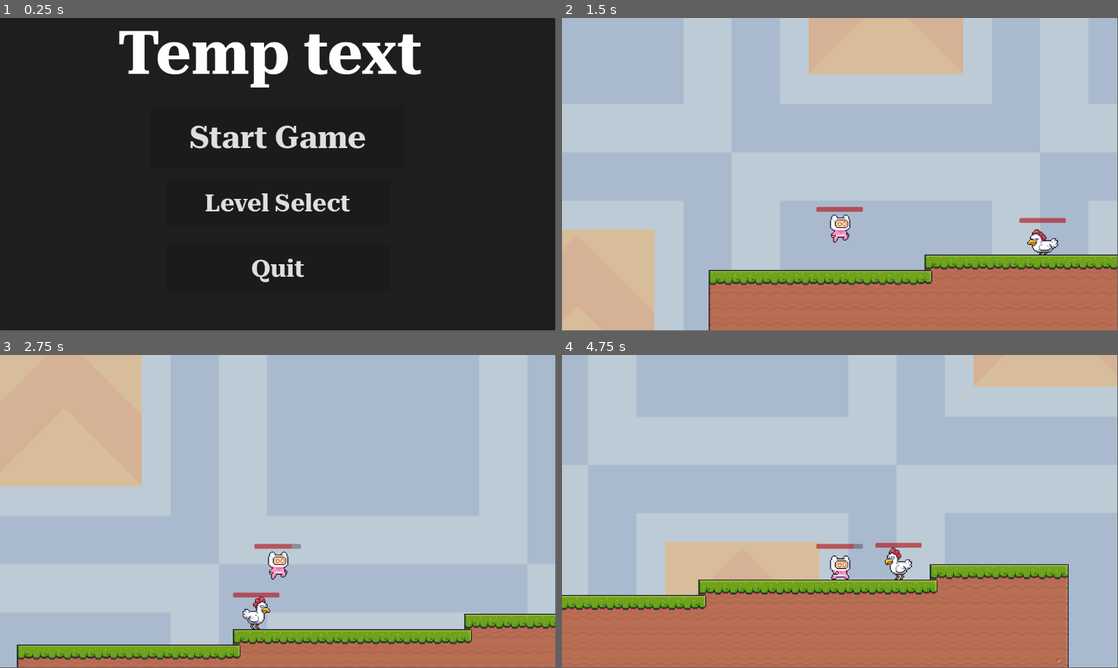
Above: before the commit, frames 1-4 (two rows, left to right).
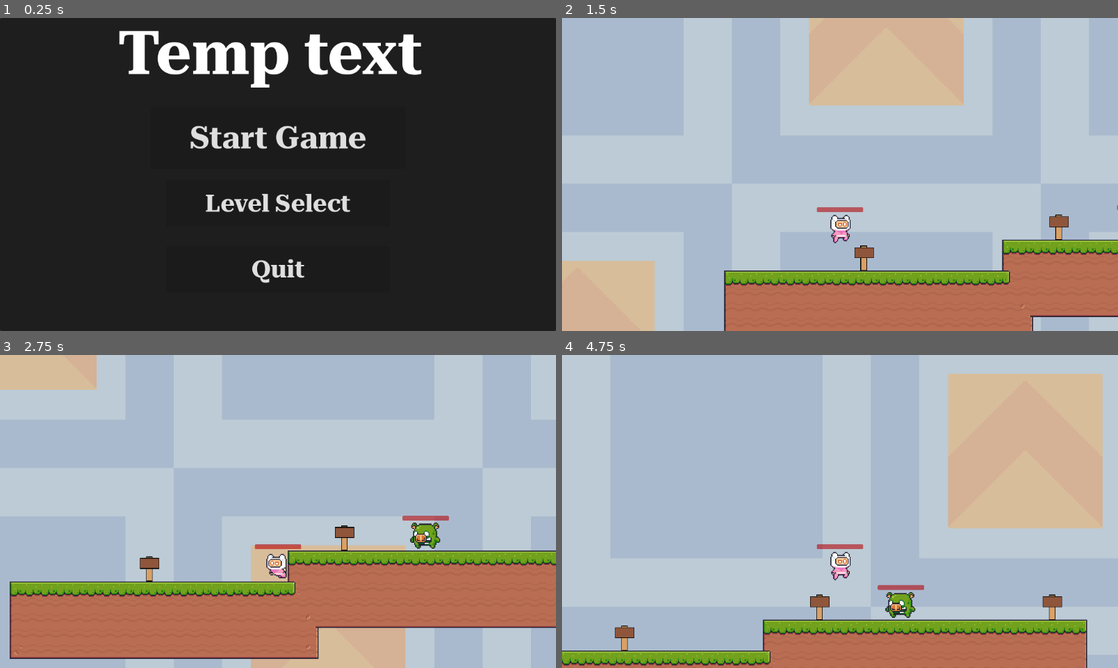
Above: after the commit, the same moments.

Repository: HiggloH/2d_platformer
Game: Godot game, scene res://Managers/Game/game_manager.tscn
The game is run twice, just before and just after one commit, with the same random seed, the same clock (stepped at 60 frames per second) and the same inputs.
Inputs:
- Up to frame 1 (0.25 s): no input
- Up to frame 2 (1.5 s): click "Start Game" at 0.5 s; hold D (right) from 1.28 s (still down); tap Space (jump) at 1.35 s
- Up to frame 3 (2.75 s): keep holding D (right); tap Space (jump) at 1.52, 1.82, 2.27, 2.3, 2.57 s; tap E (use) at 2.1 s
- Up to frame 4 (4.75 s): release D (right) at 2.78 s; hold A (left) 2.78-3.53 s; tap Space (jump) at 2.85, 3.77, 3.8, 4.07, 4.35, 4.52 s; hold D (right) from 3.53 s (still down); tap E (use) at 3.6 s
In our replay, the window is 799x449 before the commit and 800x450 after it. These sizes can differ from the game's own. Grey fills any space a smaller window leaves; there, only what the larger window draws over its background counts as a difference.

The runs differ from the first frame. In frame 1, 1.5% of the frame differs, in the area x 0-100%, y 0-100%; in frame 2, 11%; in frame 3, 42%; in frame 4, 39%.

Commit message:
player wall jump of ememies

Diff:
--- a/Enemies/Bat_Enemy/bat.tscn
+++ b/Enemies/Bat_Enemy/bat.tscn
@@ -71,7 +71,7 @@
 [sub_resource type="RectangleShape2D" id="RectangleShape2D_wubim"]
 size = Vector2(46, 17)
 
-[node name="Bat" type="CharacterBody2D" node_paths=PackedStringArray("hitbox")]
+[node name="Bat" type="CharacterBody2D" node_paths=PackedStringArray("hitbox") groups=["Ignore"]]
 script = ExtResource("1_ht0v5")
 hitbox = NodePath("HitBox")
 health = 15
@@ -89,13 +89,13 @@
 sprite_frames = SubResource("SpriteFrames_j302t")
 animation = &"Idle"
 
-[node name="HurtBox" type="Area2D" parent="." groups=["Enemy_Hitbox"]]
+[node name="HurtBox" type="Area2D" parent="." groups=["Enemy_Hitbox", "Ignore"]]
 
 [node name="CollisionShape2D" type="CollisionShape2D" parent="HurtBox"]
 position = Vector2(0, -8)
 shape = SubResource("RectangleShape2D_3j7pa")
 
-[node name="HitBox" type="Area2D" parent="."]
+[node name="HitBox" type="Area2D" parent="." groups=["Ignore"]]
 
 [node name="CollisionShape2D" type="CollisionShape2D" parent="HitBox"]
 position = Vector2(0, 3.5)
--- a/Enemies/Chicken_enemy/chicken_enemy.tscn
+++ b/Enemies/Chicken_enemy/chicken_enemy.tscn
@@ -113,7 +113,7 @@
 [sub_resource type="RectangleShape2D" id="RectangleShape2D_8s2sf"]
 size = Vector2(10, 21)
 
-[node name="Chicken_Enemy" type="CharacterBody2D" node_paths=PackedStringArray("hitbox") groups=["Enemy"]]
+[node name="Chicken_Enemy" type="CharacterBody2D" node_paths=PackedStringArray("hitbox") groups=["Enemy", "Ignore"]]
 collision_layer = 3
 collision_mask = 3
 script = ExtResource("1_u2pq5")
@@ -147,13 +147,13 @@
 sprite_frames = SubResource("SpriteFrames_lrskk")
 animation = &"Idle"
 
-[node name="HurtBox" type="Area2D" parent="." groups=["Enemy_Hitbox"]]
+[node name="HurtBox" type="Area2D" parent="." groups=["Enemy_Hitbox", "Ignore"]]
 
 [node name="CollisionShape2D" type="CollisionShape2D" parent="HurtBox"]
 position = Vector2(-4.5, -12)
 shape = SubResource("RectangleShape2D_1t157")
 
-[node name="HitBox" type="Area2D" parent="."]
+[node name="HitBox" type="Area2D" parent="." groups=["Ignore"]]
 
 [node name="CollisionShape2D" type="CollisionShape2D" parent="HitBox"]
 position = Vector2(-23, 5.5)
--- a/Enemies/Pig_Enemy/pig_enemy.tscn
+++ b/Enemies/Pig_Enemy/pig_enemy.tscn
@@ -84,7 +84,7 @@
 [sub_resource type="RectangleShape2D" id="RectangleShape2D_8wqub"]
 size = Vector2(7, 20)
 
-[node name="PigEnemy" type="CharacterBody2D" node_paths=PackedStringArray("hitbox") groups=["Enemy"]]
+[node name="PigEnemy" type="CharacterBody2D" node_paths=PackedStringArray("hitbox") groups=["Enemy", "Ignore"]]
 script = ExtResource("1_7wnxj")
 hitbox = NodePath("Hitbox")
 health = 10
@@ -100,13 +100,13 @@
 position = Vector2(0.5, 7)
 shape = SubResource("RectangleShape2D_1c7wg")
 
-[node name="HurtBox" type="Area2D" parent="." groups=["Enemy_Hitbox"]]
+[node name="HurtBox" type="Area2D" parent="." groups=["Enemy_Hitbox", "Ignore"]]
 
 [node name="CollisionShape2D" type="CollisionShape2D" parent="HurtBox"]
 position = Vector2(0.5, -9)
 shape = SubResource("RectangleShape2D_81hxs")
 
-[node name="Hitbox" type="Area2D" parent="."]
+[node name="Hitbox" type="Area2D" parent="." groups=["Ignore"]]
 collision_layer = 3
 collision_mask = 3
 
--- a/Levels/Level0-10/tutorial_level.tscn
+++ b/Levels/Level0-10/tutorial_level.tscn
@@ -15,7 +15,7 @@
 size = Vector2(87.5, 230.5)
 
 [sub_resource type="RectangleShape2D" id="RectangleShape2D_p4txx"]
-size = Vector2(132, 83)
+size = Vector2(132, 12.5)
 
 [sub_resource type="RectangleShape2D" id="RectangleShape2D_y06lc"]
 size = Vector2(18, 26)
@@ -64,6 +64,7 @@
 texture = ExtResource("5_tinpi")
 
 [node name="Control" type="Control" parent="Sign_1"]
+visible = false
 layout_mode = 3
 anchors_preset = 0
 offset_top = -142.0
@@ -104,6 +105,7 @@
 texture = ExtResource("5_tinpi")
 
 [node name="Control" type="Control" parent="Sign_2"]
+visible = false
 layout_mode = 3
 anchors_preset = 0
 offset_top = -142.0
@@ -144,6 +146,7 @@
 texture = ExtResource("5_tinpi")
 
 [node name="Control" type="Control" parent="Sign_3"]
+visible = false
 layout_mode = 3
 anchors_preset = 0
 offset_top = -142.0
@@ -184,6 +187,7 @@
 texture = ExtResource("5_tinpi")
 
 [node name="Control" type="Control" parent="Sign_4"]
+visible = false
 layout_mode = 3
 anchors_preset = 0
 offset_top = -142.0
--- a/Managers/Game/game_manager.gd
+++ b/Managers/Game/game_manager.gd
@@ -3,7 +3,7 @@
 @onready var main_menu = preload("res://Menus/Main/main_menu.tscn")
 @onready var game = preload("res://Levels/Managers/Level/level_manager.tscn")
 
-var current_level = 1
+var current_level = 0
 var max_level = 1
 
 func _ready():
--- a/Player/player.gd
+++ b/Player/player.gd
@@ -26,7 +26,7 @@
 	health_bar.set_health(health)
 
 func _physics_process(_delta):
-	if is_on_wall() and not ignore_wall:
+	if is_on_wall_only() and not ignore_wall and !jump_ready:
 		velocity.y = 0
 		jump_ready = true
 		animation.play("Wall_Jump")
@@ -41,8 +41,8 @@
 
 	move()
 	if jump_ready and Input.is_action_just_pressed("jump"):
-		if is_on_wall():
-			velocity.x = -last_direction * (speed * 10)
+		if is_on_wall_only():
+			velocity.x = -last_direction * (speed * 5)
 		velocity.y = jump_height
 		jump_ready = false
 		animation.play("Jump")
@@ -111,11 +111,19 @@
 	health_bar.set_health(health)
 
 func _on_hit_box_body_entered(body):
+	if body.is_in_group("Ignore"):
+		print("test")
+		ignore_wall = true
+
 	#Unstuck the player by moving it up
 	if body.is_in_group("Level"):
 		$CollisionShape2D.set_deferred("disabled", true)
 		global_position.y -= unstuck_hieght
 		$CollisionShape2D.set_deferred("disabled", false)
+
+func _on_hit_box_body_exited(body):
+	if body.is_in_group("Ignore"):
+		ignore_wall = false
 
 func _on_hit_box_area_exited(area):
 	if area.is_in_group("Ignore"):
--- a/project.godot
+++ b/project.godot
@@ -21,7 +21,7 @@
 
 [display]
 
-window/size/resizable=false
+window/stretch/mode="viewport"
 
 [input]
 
